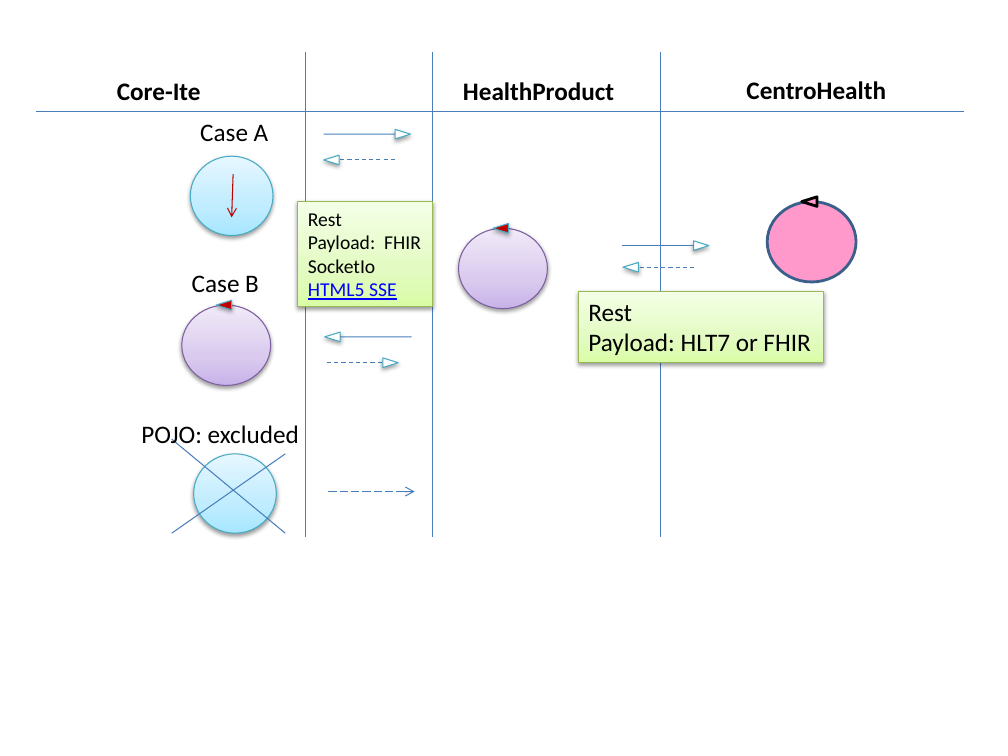
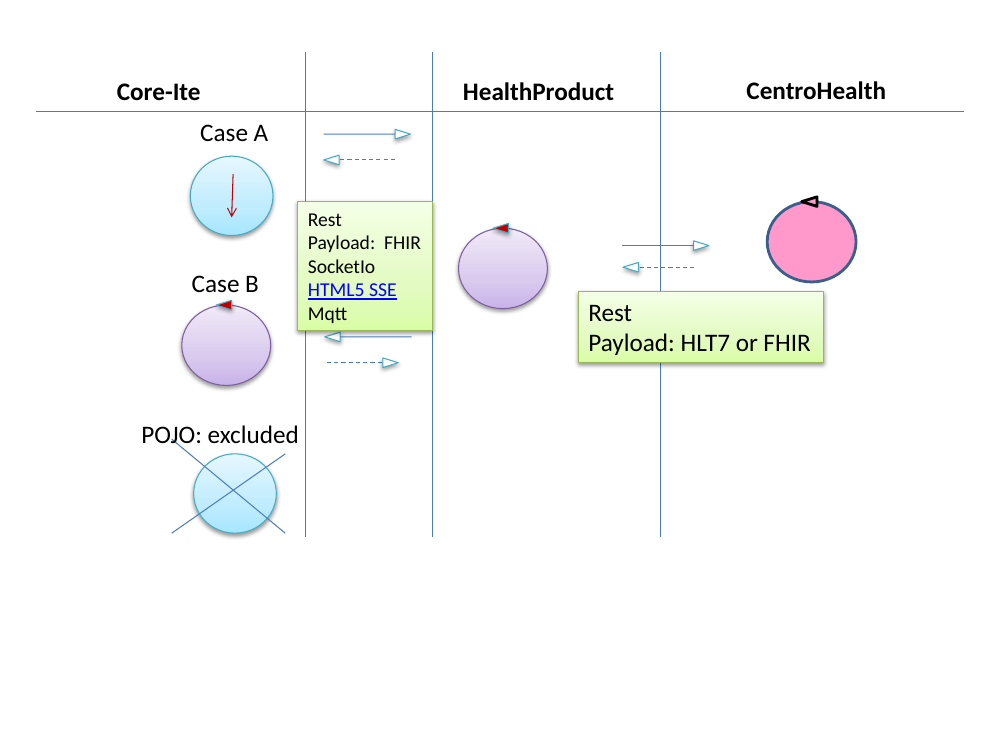
Before and after one commit to anatali/natMaterial, a slide deck: slide 9 of health/userDocs/UniboFigs.pptx. Drawn at 1008x756 pixels with LibreOffice and Linux fonts; fonts in the diff are those of the drawing. Boxes give left, top, right and bottom in pixels: in the first picture for what was removed or moved away, otherwise in the second. Text is boxed around its words. In the diff, an @@ line names an element or a change of style, - is before the commit and + after.

```diff
--- a/health/userDocs/UniboFigs.pptx
+++ b/health/userDocs/UniboFigs.pptx
@@ rectangle "Rest": place and size @@
-rectangle "Rest" at (298, 202, 433, 306)
+rectangle "Rest" at (298, 202, 433, 331)
@@ text in rectangle at (308, 307, 347, 323): paragraph added @@
+Mqtt
@@ arrow removed from (329, 492) to (414, 492) @@
```
Also in this commit, not shown: 1 other slide changed, 6 other files.
